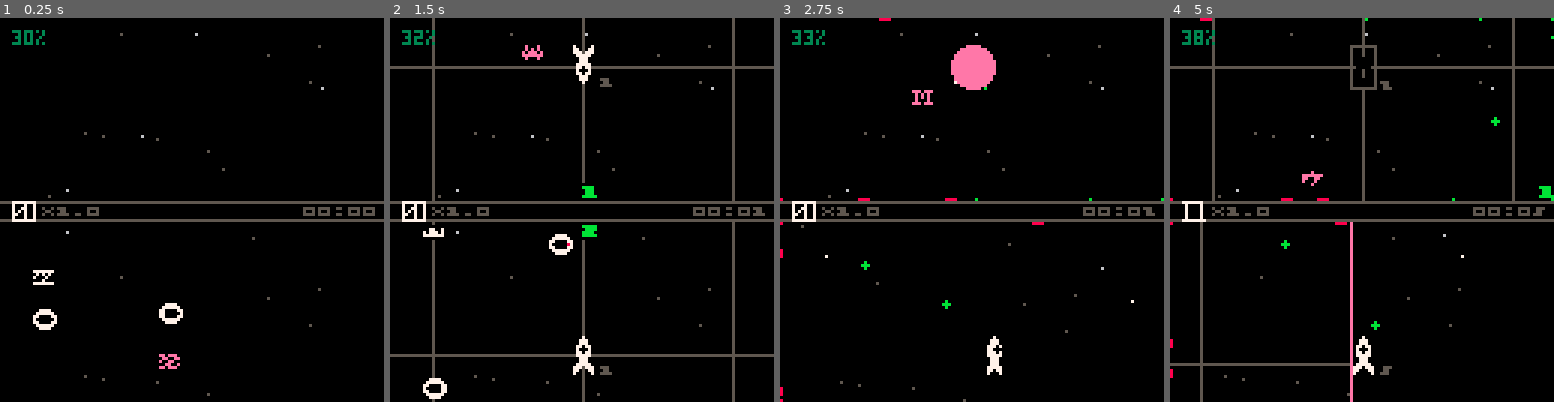
Above: before the commit, frames 1-4 (left to right).
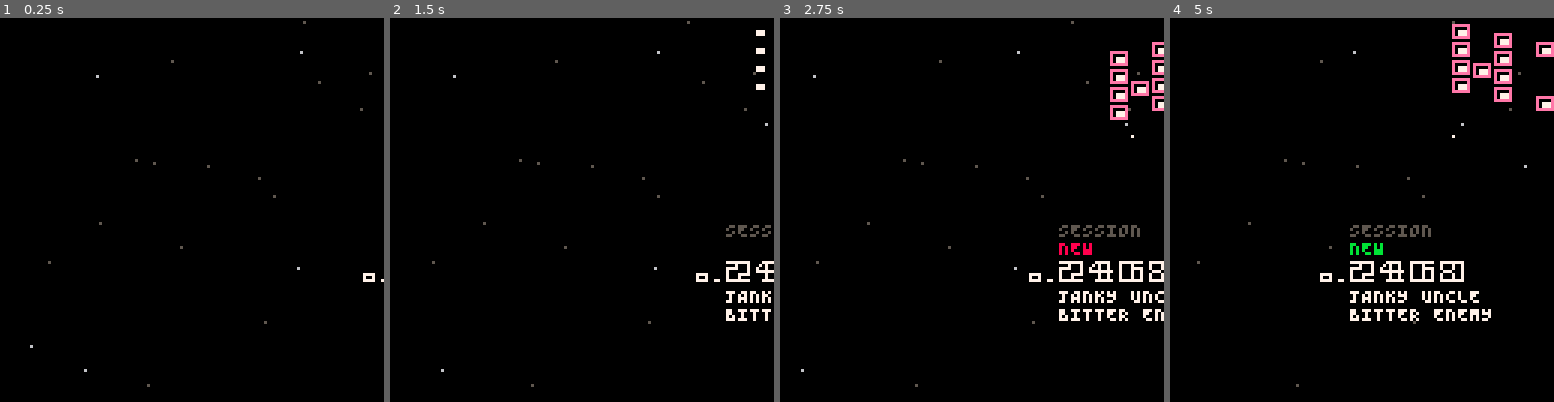
Above: after the commit, the same moments.

Repository: catnipped/friendlyfire
Game: PICO-8 cartridge friendlyfire.p8
Two runs of this game, one before a commit and one after it. Both use one fixed random seed, a clock stepped at 60 frames per second and the inputs below.
Inputs:
- Up to frame 1 (0.25 s): no input
- Up to frame 2 (1.5 s): tap X (X key) at 0.33, 1.07 s; tap O (Z key) at 0.7 s
- Up to frame 3 (2.75 s): hold Right 1.6-2.1 s; tap O (Z key) at 1.7, 2.1, 2.5 s; tap X (X key) at 1.85 s; hold Up 2.15-2.42 s; hold Right from 2.47 s (still down)
- Up to frame 4 (5 s): tap O (Z key) every 0.4 s from 2.9 to 4.9 s; tap X (X key) at 2.97, 4.08 s; release Right at 3.03 s; hold Left 3.08-3.58 s; hold Down 3.63-3.97 s; hold Right 4.02-4.68 s; hold Up from 4.73 s (still down)

The runs differ from the first frame. In frame 1, 3.2% of the frame differs, in the area x 0-100%, y 0-99%; in frame 2, 8.4%; in frame 3, 7.3%; in frame 4, 10%, in the area x 0-100%, y 0-100%.

Commit message:
different screens

Diff:
--- a/friendlyfire.p8
+++ b/friendlyfire.p8
@@ -16,8 +16,11 @@
 
 --init and help functions below
 function _init()
+	screen = "highscores"
 	music(1)
 	const = {
+		callsign = { "01ACID02BITTER03COLD04DEAD05ELECTRIC06FILTHY07GIANT08HOT09ILL10JANKY11KILL12LOST13MEDIOCRE14NASTY15OPTIC16PROUD17QUIRKY18RADICAL19SALTY20TOP21URBAN22VICIOUS23WOKE24XENIAL25YELLOW26ZESTY", "01ARROW02BANANA03CURE04DEATH05ENEMY06FOX07GIANT08HORROR09IDIOT10JUSTICE11KING12LOVE13MASS14NEEDLE15ORANGE16PILOT17QUEEN18RAVEN19SIREN20TERROR21UNCLE22VOICE23WARRIOR24XENO25YOUTH26ZODIAC",
+		},
 		music = {0,4,8},
 		bounds = {
 			{x = 200, y = 350, w = 200, h = 100},
@@ -37,10 +40,28 @@
 		},
 		stars = initstars(64,3)
 	}
-
 	const = protect(const)
 
-	state = {
+	state = initgame()
+	sessionscore = {"2468",{10,21},{2,5}}
+	scores = {
+		{"2468",{10,21},{2,5}},
+		{"10943",{2,4},{4,6}},
+		{"199",{15,20},{8,8}},
+		{"334",{18,17},{3,5}},
+		{"353536",{8,9},{17,18}},
+		{"2468",{10,21},{2,5}},
+		{"10943",{2,4},{4,6}},
+		{"199",{15,20},{8,8}},
+		{"334",{18,17},{3,5}},
+		{"353536",{8,9},{17,18}},
+	}
+	xoffset = 0
+	printh("init")
+end
+
+function initgame()
+	local state = {
 		score = 0,
 		multiplier = 10,
 		lastpoints = 0,
@@ -64,7 +85,9 @@
 				cooldown = -1,
 				rateoffire = {0,0.3},
 				death = false,
-				invulnerable = 0
+				invulnerable = 0,
+				callsign = {5,18},
+				ready = false
 			},
 			{ id = 2,
 				type = "player",
@@ -84,7 +107,9 @@
 				cooldown = -1,
 				rateoffire = {0,0.2},
 				death = false,
-				invulnerable = 0
+				invulnerable = 0,
+				callsign = {26,19},
+				ready = false
 			}
 		},
 		enemies = {},
@@ -93,17 +118,7 @@
 		time = 0,
 		difficulty = 1
 	}
-
-	printh("init")
-	-- for i = 1,2 do
-	-- 	add(state.enemies, spawnenemy({const.bounds[2].x + rnd(200),const.bounds[2].y + rnd(200)},"orb",state))
-	-- 	add(state.enemies, spawnenemy({const.bounds[2].x + rnd(200),const.bounds[2].y + rnd(200)},"alien",state))
-	-- 	add(state.enemies, spawnenemy({const.bounds[2].x + rnd(200),const.bounds[2].y + rnd(200)},"robot",state))
-	-- 	local origin = {const.bounds[2].x + rnd(200),const.bounds[2].y + rnd(200)}
-	-- 	state.enemies = generatespacetrash(flr(rnd(10)),origin,state.enemies)
-	-- end
-	-- local origin = {const.bounds[2].x + rnd(200),const.bounds[2].y + rnd(200)}
-	-- generatesnake(8,origin,const.vector.right,state.enemies)
+	return state
 end
 
 function initstars(a,layer)
@@ -206,9 +221,6 @@
 	local spawn = false
 	if every(60*15,14) then
 		state.difficulty += 1
-
-		printh("diff:"..state.difficulty)
-		printh("enem:"..#state.enemies)
 	end
 	local difficulty = state.difficulty
 	local things = {}
@@ -216,8 +228,6 @@
 	if #state.enemies == 0 then
 		state.difficulty += 1
 		spawn = true
-		printh("diff:"..state.difficulty)
-		printh("enem:"..#state.enemies)
 	end
 	while (every(60*(mid(2,difficulty,15))) or spawn) and #state.enemies+#things < 0+mid(5,difficulty,30) and stat(1) < 0.9 do
 	 	local origin = {const.bounds[2].x + rnd(200),const.bounds[2].y + rnd(200)}
@@ -243,7 +253,6 @@
 			add(things,spawnenemy(origin,enemy,state))
 		end
 		if #state.enemies+#things > mid(5,difficulty,20) then
-			printh("enem:"..#state.enemies+#things)
 		end
 	end
 	for thing in all(things) do
@@ -254,7 +263,29 @@
 
 -->8
 --update functions below
-function  _update60()
+function _update60()
+	if screen == "game" then
+		updategame()
+	elseif screen == "title" then
+		updatetitle()
+	elseif screen == "highscores" then
+		updatehighscores()
+	elseif screen == "gameover" then
+	 updategameover()
+	end
+end
+
+function updatehighscores()
+	state.time += 1/60
+	xoffset += 0.5
+	xoffset = xoffset % (1000)
+end
+
+function updatetitle()
+	state.time += 1/60
+end
+
+function  updategame()
 	if every(44*60) then music(const.music[1+flr(rnd(#const.music))]) end
 	local lstate = state
 	local events = {}
@@ -272,11 +303,31 @@
 	lstate.animations = updateanims(lstate.animations)
 	lstate = cleanup(lstate)
 	lstate.time += 1/60
-
+	lstate = updatecallsigns(lstate)
 	state = lstate
-
-end
-
+end
+
+function updatecallsigns(state)
+	for p in all (state.players) do
+		if p.ready == false then
+			if btnp(0,p.id-1) then
+				p.callsign[1] -= 1
+			elseif btnp(1,p.id-1) then
+				p.callsign[1] += 1
+			elseif btnp(2,p.id-1) then
+				p.callsign[2] -= 1
+			elseif btnp(3,p.id-1) then
+				p.callsign[2] += 1
+			end
+			if p.callsign[1] < 1 then p.callsign[1] = 26 end
+			if p.callsign[2] < 1 then p.callsign[2] = 26 end
+			p.callsign[1] = max(1,p.callsign[1] % 27)
+			p.callsign[2] = max(1,p.callsign[2] % 27)
+			if btnp(4,p.id-1) then p.ready = true end
+		elseif p.ready and btnp(5,p.id-1) then p.ready = false end
+	end
+	return state
+end
 
 -- sector stuff below
 function initsectors(width,height)
@@ -1041,6 +1092,9 @@
 				if i.object.hit.id == e.id then
 					e.hp -= 1
 					e.hit = {true, i.object.id}
+					for p in all(lstate.players) do
+						p.energy += 1 * (state.multiplier/10)
+					end
 				end
 			end
 		end
@@ -1219,25 +1273,138 @@
 --draw functions below
 function _draw()
 	cls()
-
+	if screen == "game" then
+		drawgame()
+	elseif screen == "title" then
+		drawtitle()
+	elseif screen == "highscores" then
+		drawhighscores()
+	elseif screen == "gameover" then
+	 	drawgameover()
+	end
+end
+
+function drawgame()
 	drawplayerviewport(state.players[2],0,61,-16)
 	drawplayerviewport(state.players[1],68,128,-112)
-
 	clip()
 	camera(0,0)
-
 	drawui()
-
-	camera(16+sin(state.time%1)*10,-84+cos(state.time%1)*10)
-	-- if every(10) == false then palt(7,true) end
-	-- if every(16) == false then palt(11,true) end
-	-- if every(30) == false then palt(14,true) end
-	-- if every(8) then pal(7,8) end
-	-- for x = 36,0,-1 do
-	-- 	for y = 0,10 do
-	-- 		map(x,y,x*4+4*y,y*3-3*x,1,1)
-	-- 	end
-	-- end
+end
+
+function drawtitle()
+	local starcolors = {5,6,7}
+	for l = 1,#const.stars do
+		if #state.enemies < 10*(l+1) then
+			for s in all(const.stars[l]) do
+					pset((0 / l+5)*0.9+s[1]-128,(0 / l+5)*0.9+s[2]-128,starcolors[l])
+			end
+		end
+	end
+	if every(10,5,5) == false then palt(7,true) end
+	if every(16,0,5) == false then palt(11,true) end
+	if every(30,13,15) == false then palt(14,true) end
+	if every(8) then pal(7,8) end
+
+
+	camera(48-cos(state.time/24)*48,-20)
+	for x = 36,0,-1 do
+		for y = 0,4 do
+			local i = x * 7 - (state.time *60)
+			map(x,y,x*7,y*6-cos(i/128)*5,1,1)
+		end
+	end
+	camera(-10+sin(state.time/24)*10,-40)
+	for x = 36,0,-1 do
+		for y = 5,10 do
+			local i = x * 7 - (state.time *60)
+			map(x,y,x*7,y*6-sin(i/128)*5,1,1)
+		end
+	end
+
+	pal()
+end
+
+function drawhighscores()
+
+	local starcolors = {5,6,7}
+	for l = 1,#const.stars do
+		if #state.enemies < 10*(l+1) then
+			for s in all(const.stars[l]) do
+					pset((xoffset / l+5)*0.9+s[1]-128,(0 / l+5)*0.9+s[2]-128,starcolors[l])
+			end
+		end
+	end
+
+	if every(10,5,5) == false then pal(11,8) end
+	if every(30,0,10) == false then palt(11,true) end
+	if every(30,13,20) == false then palt(14,true) end
+
+
+	local mapoffset = 80 + xoffset - (xoffset*0.5)
+	for x = 36,0,-1 do
+		for y = 11,15 do
+			local i = x * 7 - (state.time *60)
+			map(x,y,mapoffset + x*7,-60+y*6-sin(i/128)*5,1,1)
+		end
+	end
+
+
+	camera(-50+xoffset)
+	drawascore(0, 84,80,true)
+	print("ALL TIME",84*2.5,80-12,5)
+	for i = 1, #scores do
+		drawascore(i, (i+1.5)*84,80,true)
+	end
+	pal()
+end
+
+function drawascore(nr,x,y,new)
+	local clrs = {7,8,14,11}
+	new = new or false
+	local score = ""
+	if nr == 0 then
+		score = sessionscore
+		print("SESSION",x,y-12,5)
+	else
+		score = scores[nr]
+	end
+	clr = 7
+	drawscore(score[1],x,y)
+	if every(16,0,8) and new then
+			clr = clrs[1+flr(rnd(#clrs))]
+			print("NEW",x,y-6,clr)
+	end
+	local number = nr.."."
+	drawmini(sub(number,1,2),x-10,y+5,7)
+
+	drawcallsign(score[2],x,y+10)
+	drawcallsign(score[3],x,y+16)
+	pal()
+end
+
+function drawgameover()
+	-- drawcallsign(state.players[1].callsign,20,30)
+	-- drawcallsign(state.players[2].callsign,20,70)
+end
+
+function drawcallsign(callsign,x,y)
+	local lcallsign = {}
+	for i = 1,2 do
+		local words = const.callsign[i]
+		local sub1 = 0
+		local sub2 = 0
+		for n = 1,#words do
+			if tonum(sub(words,n,n+1)) == callsign[i] then
+				sub1 = n
+			end
+			if tonum(sub(words,n,n+1)) == callsign[i]+1 then
+				sub2 = n
+			end
+		end
+		add(lcallsign, sub(words,sub1+2,sub2-1))
+	end
+	print(lcallsign[1] .. " " .. lcallsign[2],x,y,7)
 end
 
 function drawplayerviewport(p,y1,y2,yoffset)
@@ -1283,7 +1450,7 @@
 				rect(p.x-4,p.y-7,p.x+4,p.y+7,clr)
 				rectfill(p.x-4,p.y+7,p.x+4,p.y+7-flr(p.energy*0.14),clr)
 				palt(15,true) palt(0,false) spr(3,p.x-3,p.y-8+yoffset,1,2,false,flipy) palt()
-				drawmini(""..flr(p.energy),p.x+6,p.y+5,clr)
+				drawmini(""..flr(max(100-p.energy),0),p.x+6,p.y+5,clr)
 			end
 end
 
@@ -1344,7 +1511,7 @@
 	elseif every(2) then
 		clr = 5
 		if p1.energy > 95 then clr = 11 end
-		drawmini(""..flr(p1.energy),p1.x+6,p1.y+4,clr)
+		drawmini(""..flr(max(100-p1.energy),0),p1.x+6,p1.y+4,clr)
 	end
 	palt(15,true)
 	palt(0,false)
@@ -1411,8 +1578,8 @@
 	drawmini(minutesseconds(state.time),101,63,5)
 	pal()
 	--debug
-	local percent = flr(stat(1)*100)
-	print(percent .. "%", 4 , 4 , stat(1)*10)
+	-- local percent = flr(stat(1)*100)
+	-- print(percent .. "%", 4 , 4 , stat(1)*10)
 end
 
 
@@ -1442,13 +1609,13 @@
 7000700707000070700070000000700700070070000700077000700707000700700070070000700707070000000000000000000000000000f7fffff7ffffffff
 7777777777777777777777777777777700777777777777777777777707777700777777777777777707770000000000000000000000000000f7fffff7ffffffff
 0000000000000000000000000000000000000000000000000000000000000000000000000000000000000000000000000000000000000000f7fffff7ffffffff
-0007700077777777777707777777777777777777777777777777077777777777777777777777777700000000000000000000000000000000ff7fff7fffffffff
-0777777070007000700707077070070770007007700707077007070707000070700070007000700700000000000000000000000000000000ff7fff7fffffffff
-7777777770007000700777077770077770007007700707077007770707000070700070007000700700000000000000000000000000000000f7fffff7ffffffff
-e777777b700007700770007000700700700077707007070770070707070000707000700070007007000000000000000000000000000000007fff7fff7fffffff
-eee77bbb700070007007770700700700700070077007770770070707070000707000700070007007000000000000000000000000000000007ff7f7ff7fffffff
-0eeebbb0700070007007070700700700700070077007070770070707070000707000700070007007000000000000000000000000000000007f7fff7f7fffffff
-000eb00077777777777707770077770077777007777707777777077777777777777777777777777700000000000000000000000000000000f7fffff7ffffffff
+eeeeee0077777777777707777777777777777777777777777777077777777777777777777777777777777777000000000000000000000000ff7fff7fffffffff
+ebbbbeb07000700070070707707007077000700770070707700707070700007070007000700070077ebbbbe7000000000000000000000000ff7fff7fffffffff
+eb777eb07000700070077707777007777000700770070707700777070700007070007000700070077bebbeb7000000000000000000000000f7fffff7ffffffff
+eb777eb07000077007700070007007007000777070070707700707070700007070007000700070077bbeebb70000000000000000000000007fff7fff7fffffff
+eeeeeeb07000700070077707007007007000700770077707700707070700007070007000700070077bebbeb70000000000000000000000007ff7f7ff7fffffff
+0bbbbbb07000700070070707007007007000700770070707700707070700007070007000700070077ebbbbe70000000000000000000000007f7fff7f7fffffff
+0000000077777777777707770077770077777007777707777777077777777777777777777777777777777777000000000000000000000000f7fffff7ffffffff
 77770000777000007770000077770000707700000777000070000000777700007777000077770000077000007007000000000000000000000000000000000000
 70070000077000000770000007770000777700000770000077770000077700007777000077770000000000000770000000000000000000000000000000000000
 77770000777700000777000077770000007700007770000077770000077700007777000000070000077000007007000007700000000000000000000000000000
@@ -1464,10 +1631,10 @@
 3000000030303000300030003030300000000000000000000000000000000000000000000000000000000000000000000000000000000000000000000000000000000000000000000000000000000000000000000000000000000000000000000000000000000000000000000000000000000000000000000000000000000000
 0000000000000000000000000000000000000000000000000000000000000000000000000000000000000000000000000000000000000000000000000000000000000000000000000000000000000000000000000000000000000000000000000000000000000000000000000000000000000000000000000000000000000000
 000000000000000000000000000000001b1b1b1b1b1b1b000000000000000000000000000000000000000000000000000000000000000000000000000000000000000000000000000000000000000000000000000000000000000000000000000000000000000000000000000000000000000000000000000000000000000000
-0000000000000000000000000000001b1b1b1b1b1b1b00000000000000000000000000000000000000000000000000000000000000000000000000000000000000000000000000000000000000000000000000000000000000000000000000000000000000000000000000000000000000000000000000000000000000000000
-000000000000000000000000001b1b1b1b1b1b1b1b1b00000000000000000000000000000000000000000000000000000000000000000000000000000000000000000000000000000000000000000000000000000000000000000000000000000000000000000000000000000000000000000000000000000000000000000000
-0000000000000000000000000000001b1b1b001b1b1b00000000000000000000000000000000000000000000000000000000000000000000000000000000000000000000000000000000000000000000000000000000000000000000000000000000000000000000000000000000000000000000000000000000000000000000
-0000000000000000000000000000001b1b1b001b1b0000000000000000000000000000000000000000000000000000000000000000000000000000000000000000000000000000000000000000000000000000000000000000000000000000000000000000000000000000000000000000000000000000000000000000000000
+3000300030303000303030003030301b3030301b303000003030300030303000000000000000000000000000000000000000000000000000000000000000000000000000000000000000000000000000000000000000000000000000000000000000000000000000000000000000000000000000000000000000000000000000
+300030000030000030000000301b1b1b301b301b301b30003030000030000000000000000000000000000000000000000000000000000000000000000000000000000000000000000000000000000000000000000000000000000000000000000000000000000000000000000000000000000000000000000000000000000000
+3030300000300000003030003000001b301b301b303000003000000000303000000000000000000000000000000000000000000000000000000000000000000000000000000000000000000000000000000000000000000000000000000000000000000000000000000000000000000000000000000000000000000000000000
+3000300030303000303030003030301b3030301b300030003030300030303000000000000000000000000000000000000000000000000000000000000000000000000000000000000000000000000000000000000000000000000000000000000000000000000000000000000000000000000000000000000000000000000000
 0000000000000000000000000000001b001b0000000000000000000000000000000000000000000000000000000000000000000000000000000000000000000000000000000000000000000000000000000000000000000000000000000000000000000000000000000000000000000000000000000000000000000000000000
 0000000000000000000000000000000000000000000000000000000000000000000000000000000000000000000000000000000000000000000000000000000000000000000000000000000000000000000000000000000000000000000000000000000000000000000000000000000000000000000000000000000000000000
 0000000000000000000000000000000000000000000000000000000000000000000000000000000000000000000000000000000000000000000000000000000000000000000000000000000000000000000000000000000000000000000000000000000000000000000000000000000000000000000000000000000000000000
Not shown, removed: config.txt
Not shown, removed: log.txt
Not shown, removed: sdl_controllers.txt
